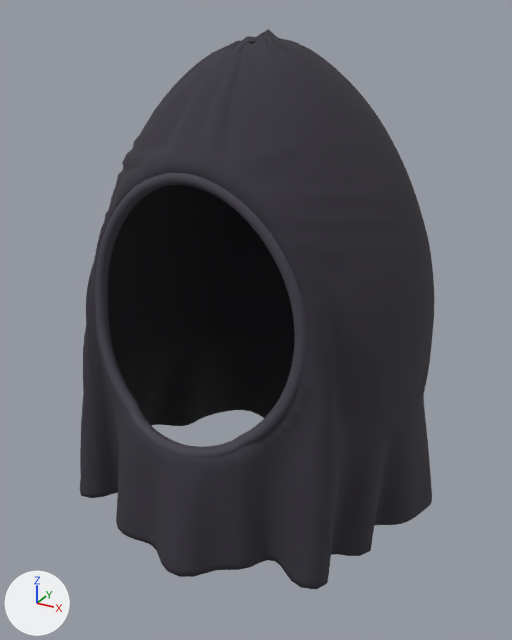
The glTF model assets/models/characters/reaper-cloak.glb as it was, and as the next commit left it.
The view is the same before and after, from a 50 mm lens placed at (0.772, -1.444, 1.274), pointed at (0.0, -0.04, 0.572). Every picture has the same lights, and +X, +Y and +Z are marked at lower left. The picture after the commit comes second. Vertices at exactly the same position are counted once.

In view in the first picture: 'cowl', 'rim'.
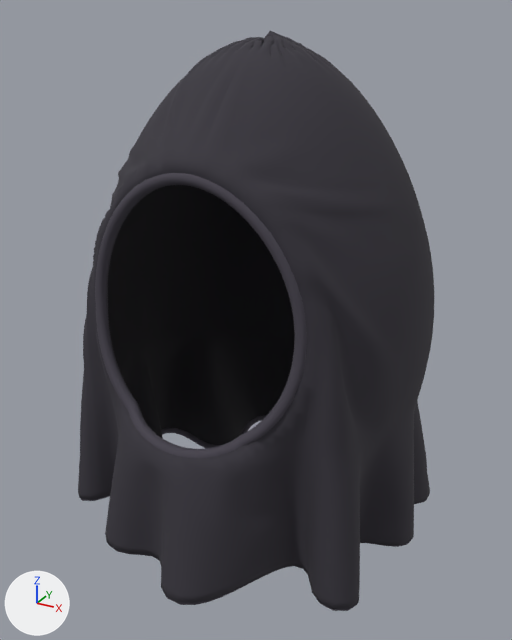
Diff of the bpy script that builds the scene:
```diff
--- a/assets/models/characters/reaper-cloak.glb.py
+++ b/assets/models/characters/reaper-cloak.glb.py
@@ mat_trim_001 @@
+mat_trim_001 = principled_material('trim.001')
+mat_trim_001.base_color = (0.0612, 0.0545, 0.0742)  # dark grey #46424d
+mat_trim_001.roughness = 0.9
@@ me_sphere_001 @@
 # used by ob_cowl; location = (0.0, 0.0, 0.0)
-me_sphere_001.from_pydata(...)  # 19158 vertices, 38316 faces; spans x -0.46..0.45, y -0.481..0.458, z 0.025..1.233
+me_sphere_001.from_pydata(...)  # 19158 vertices, 38316 faces; spans x -0.457..0.438, y -0.523..0.448, z -0.04..1.231
+# me_sphere_001 part 1: 18821 of 19158 vertices moved; they spanned x -0.46..0.45, y -0.481..0.458, z 0.025..1.233 and now span x -0.457..0.438, y -0.523..0.448, z -0.04..1.231; mean shift (0.006, -0.001, -0.009); largest move (-0.359, 0.287, 0.032) -> (-0.258, 0.214, -0.029)
 me_sphere_001.materials.append(mat_cloak)
@@ me_hem @@
+me_hem.from_pydata(...)  # 1280 vertices, 2560 faces; spans x -0.455..0.436, y -0.521..0.445, z -0.048..0.143
+me_hem.materials.append(mat_trim_001)  # dark grey #46424d
@@ ob_hem @@
+ob_hem = bpy.data.objects.new('hem', me_hem)
+ob_hem.location = (0.0, 0.0, 0.0)
```

What differs and where, as boxes [x1, y1, x2, y2] in the pictures (512 x 640 px):
'cowl', reshaped: before [80, 29, 434, 589]; after [78, 31, 434, 609]
'hem', added (mostly hidden): after [81, 415, 425, 611]
